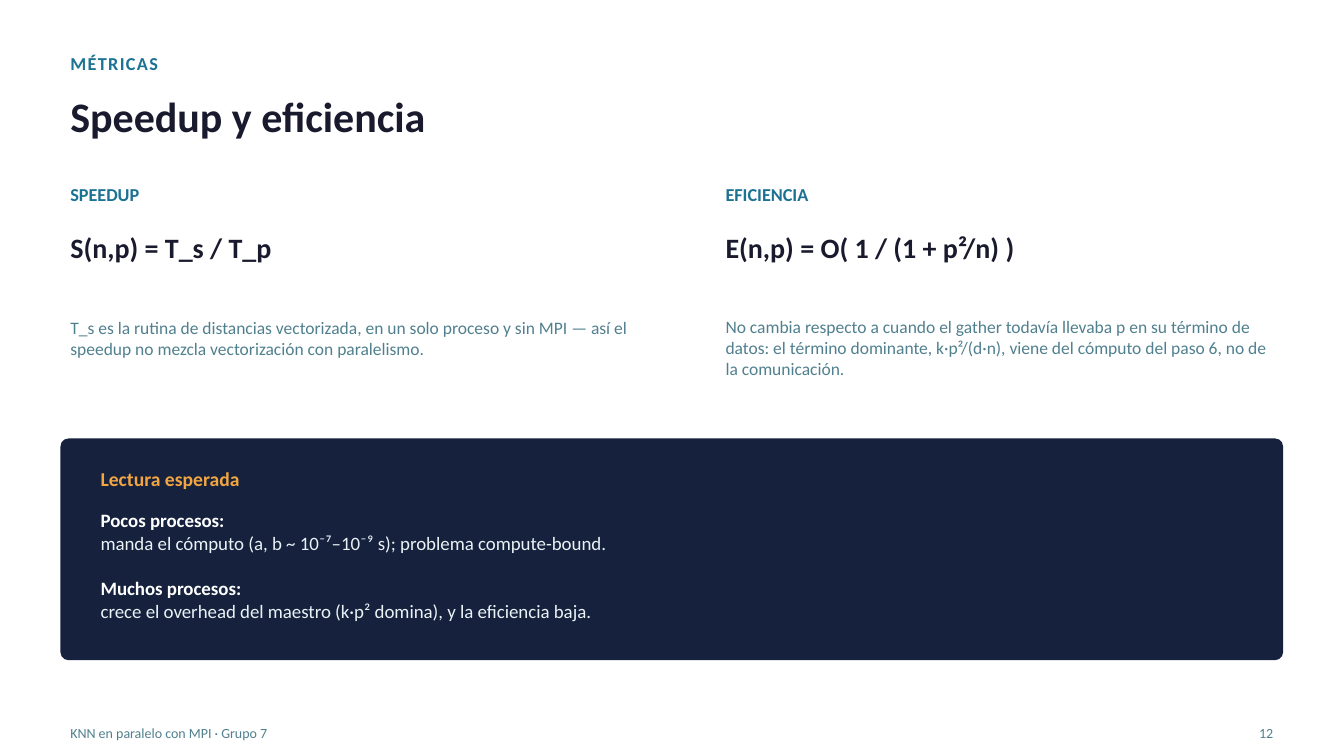
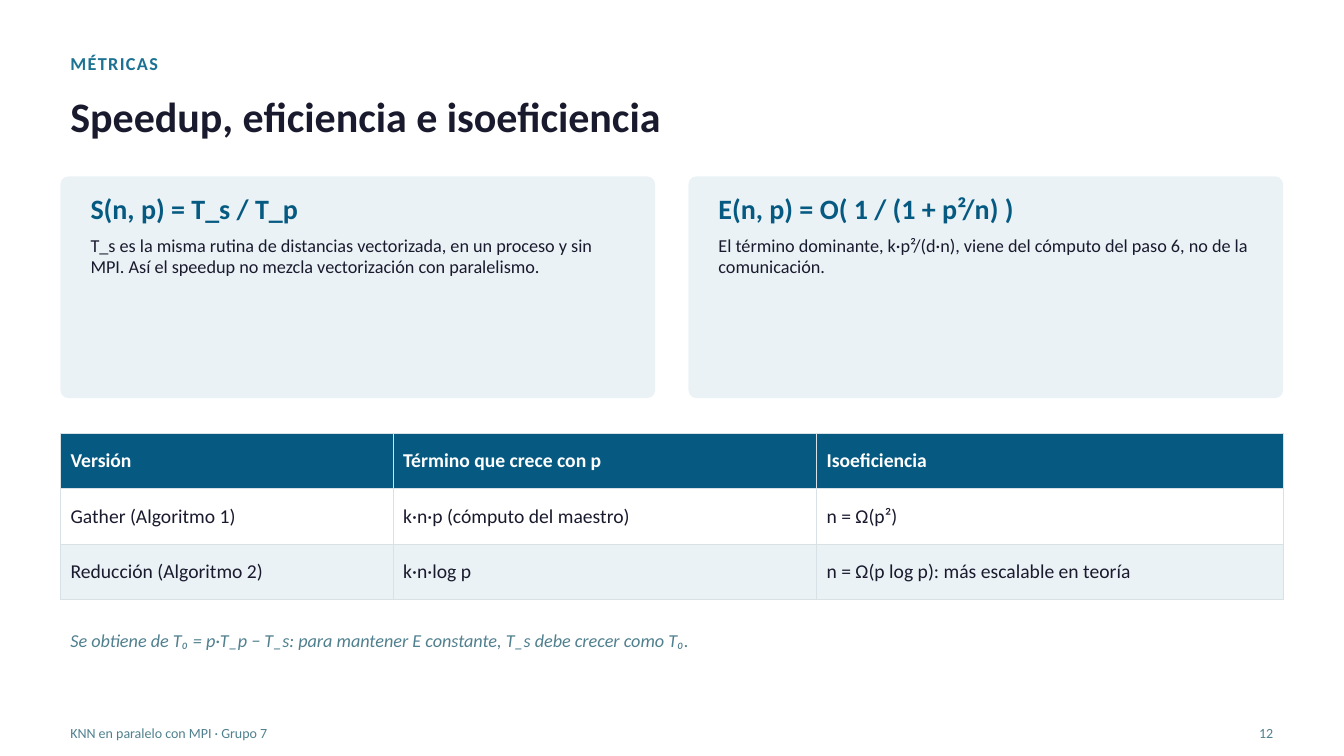
Before and after one commit to LuisIZ/Proyecto_CPD, a slide deck: slide 12 of docs/presentation/Presentacion-Entrega-Final.pptx. Drawn at 1344x756 pixels with LibreOffice and Linux fonts; fonts in the diff are those of the drawing. Boxes give left, top, right and bottom in pixels: in the first picture for what was removed or moved away, otherwise in the second. Text is boxed around its words. In the diff, an @@ line names an element or a change of style, - is before the commit and + after.

```diff
--- a/docs/presentation/Presentacion-Entrega-Final.pptx
+++ b/docs/presentation/Presentacion-Entrega-Final.pptx
@@ text at (70,102,661,139): text changed @@
-Speedup y eficiencia
+Speedup, eficiencia e isoeficiencia
@@ rounded rectangle added at (60,176,655,398), fill #EAF2F5 @@
@@ rounded rectangle added at (689,176,1284,398), fill #EAF2F5 @@
@@ text removed at (70,189,139,201) @@
-SPEEDUP
@@ text at (91,198,298,224): text changed; text colour #1A1A2E to #065A82 @@
-S(n,p) = T_s / T_p
+S(n, p) = T_s / T_p
@@ text at (718,197,998,224): text changed; text colour #1A1A2E to #065A82 @@
-E(n,p) = O( 1 / (1 + p²/n) )
+E(n, p) = O( 1 / (1 + p²/n) )
@@ text removed at (726,189,809,201) @@
-EFICIENCIA
@@ text "T_s es la misma rutina ..." at (91,239,592,276): vertical alignment middle to top @@
@@ text at (91,239,592,276): text changed; size 12.5 to 13 pt; text colour #50808E to #1A1A2E @@
-T_s es la rutina de distancias vectorizada, en un solo proceso y sin MPI — así el speedup no mezcla vectorización con paralelismo.
+T_s es la misma rutina de distancias vectorizada, en un proceso y sin MPI. Así el speedup no mezcla vectorización con paralelismo.
@@ text "El término dominante, k·p²/(d·n), viene ..." at (718,238,1248,273): vertical alignment middle to top @@
@@ text at (718,238,1248,273): text changed; size 12.5 to 13 pt; text colour #50808E to #1A1A2E @@
-No cambia respecto a cuando el gather todavía llevaba p en su término de datos: el término dominante, k·p²/(d·n), viene del cómputo del paso 6, no de la comunicación.
+El término dominante, k·p²/(d·n), viene del cómputo del paso 6, no de la comunicación.
@@ rounded rectangle removed at (60,439,1284,660) @@
@@ table added at (60,434,1284,586), 3 rows, 3 columns @@
+Versión | Término que crece con p | Isoeficiencia
+Gather (Algoritmo 1) | k·n·p (cómputo del maestro) | n = Ω(p²)
+Reducción (Algoritmo 2) | k·n·log p | n = Ω(p log p): más escalable en teoría
@@ text removed at (101,472,240,489) @@
-Lectura esperada
@@ text removed at (101,514,606,621) @@
-Pocos procesos:
-manda el cómputo (a, b ~ 10⁻⁷–10⁻⁹ s); problema compute-bound.
-Muchos procesos:
-crece el overhead del maestro (k·p² domina), y la eficiencia baja.
@@ text added at (70,634,689,650), 13 pt, text #50808E, italic @@
+Se obtiene de T₀ = p·T_p − T_s: para mantener E constante, T_s debe crecer como T₀.
```
Also in this commit, not shown: 12 other slides changed, 7 slides added, 2 slides removed, 2 other files.
